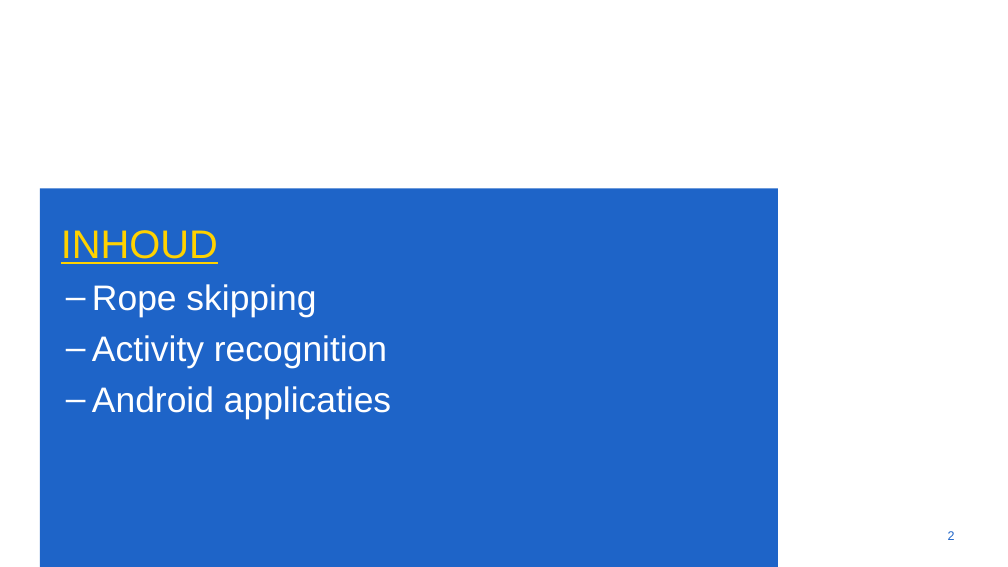
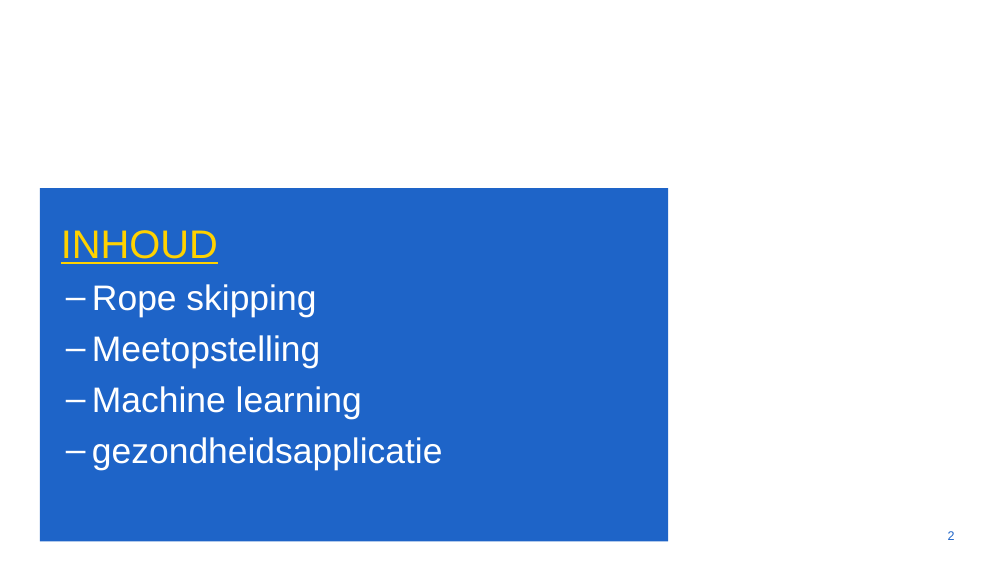
Before and after one commit to ethienpont/Ontwerp-en-ontwikkeling-van-een-Android-gezondheidsapplicatie-gefocust-op-rope-skipping, a slide deck: slide 2 of presentatie - 19 april.pptx. Drawn at 1008x567 pixels with LibreOffice and Linux fonts; fonts in the diff are those of the drawing; background and template pictures are left out. Boxes give left, top, right and bottom in pixels: in the first picture for what was removed or moved away, otherwise in the second. Text is boxed around its words. In the diff, an @@ line names an element or a change of style, - is before the commit and + after.

```diff
--- a/presentatie - 19 april.pptx
+++ b/presentatie - 19 april.pptx
@@ rectangle "INHOUD": place and size @@
-rectangle "INHOUD" at box(40, 188, 778, 567)
+rectangle "INHOUD" at box(40, 188, 668, 541)
@@ rectangle "INHOUD" at box(40, 188, 668, 541): columns 2 to 1 @@
@@ text in rectangle at box(92, 335, 443, 471): text changed @@
-‒ Activity recognition
-‒ Android applicaties
+‒ Meetopstelling
+‒ Machine learning
+‒ gezondheidsapplicatie
```
Also in this commit, not shown: 2 other slides changed, 43 other files.
